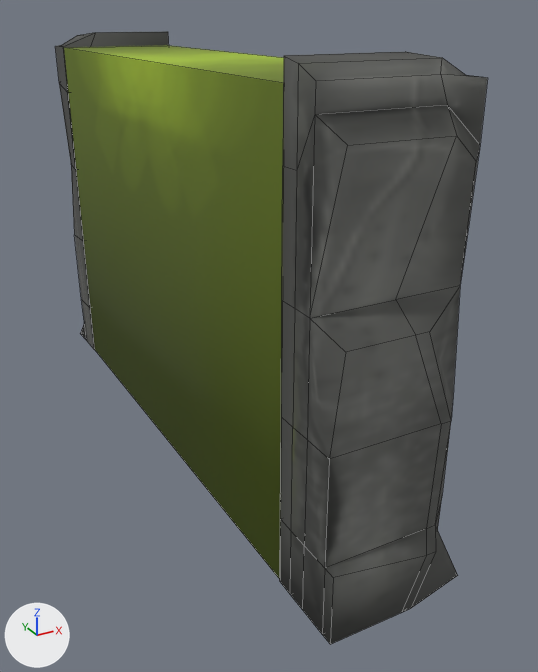
Renders of the FBX model Run4YourLife/Assets/Art/Props/Playable Zone/R4YL_PROP_ground/R4YL_PROP_ground_small.FBX from each side of a commit.
Camera for both pictures: a 50 mm camera at (-2.86, -5.25, -0.72) aimed at (-0.24, -0.48, -3.1). Lighting does not change. The marker at lower left points along +X, +Y and +Z. Mesh edges are drawn as thin lines. Where no turn or scale is listed for an object, it has been applied to the vertices.

In view in the first picture: 'R4YL_PROP_ground'.
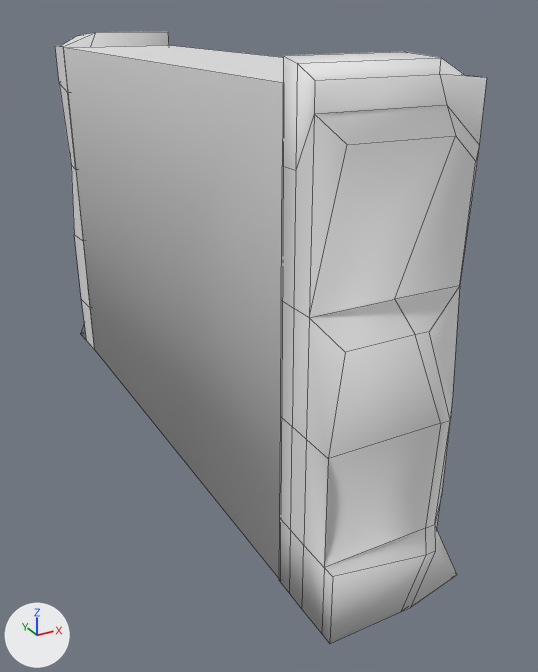
The newer file is also rescaled (x100.0), turned or shifted as a whole; pictures and numbers use the older file's frame.

Edits to the scene script, one JSON object a line:
```json
{"block": "me_mesh", "where": "me_mesh.from_pydata(...)  # 138 vertices, 132 faces; spans x -0.52..0.52, y -2.58..2.58, z -3.0..0.12"}
{"op": "remove", "block": "me_mesh", "code": "me_mesh.materials.append(mat_material__0)  # picture img_r4yl_prop_ground_df_tga"}
```

Location of each change, (x1, y1, x2, y2) in pixels of the pictures (538 x 672 px):
```json
{"object": "R4YL_PROP_ground", "change": "recoloured", "before": [55, 31, 488, 644], "after": [55, 31, 488, 644]}
```
